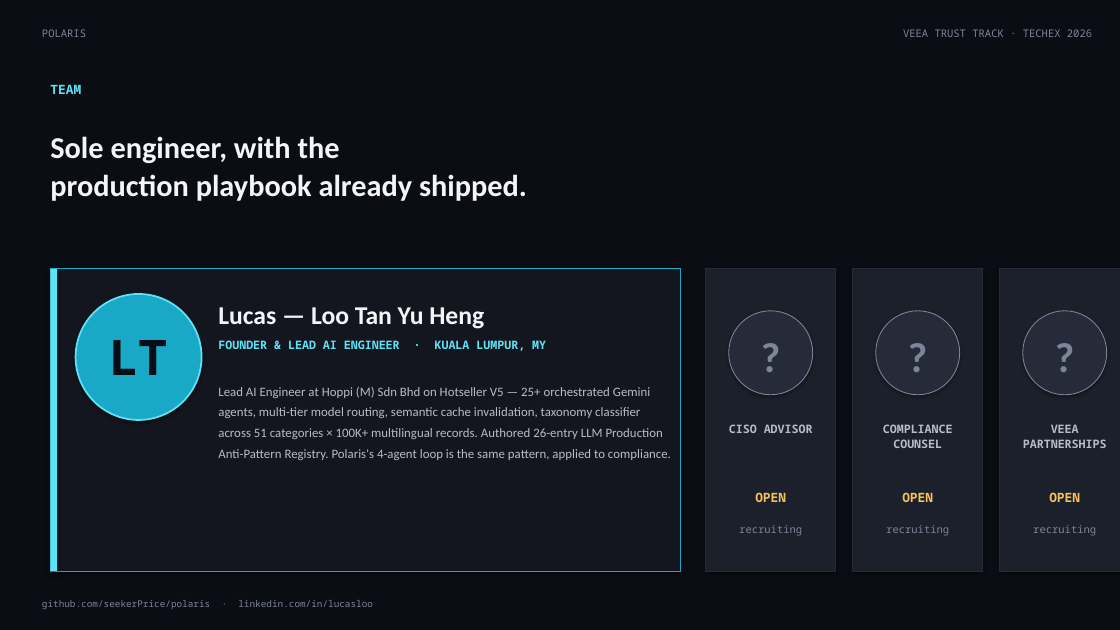
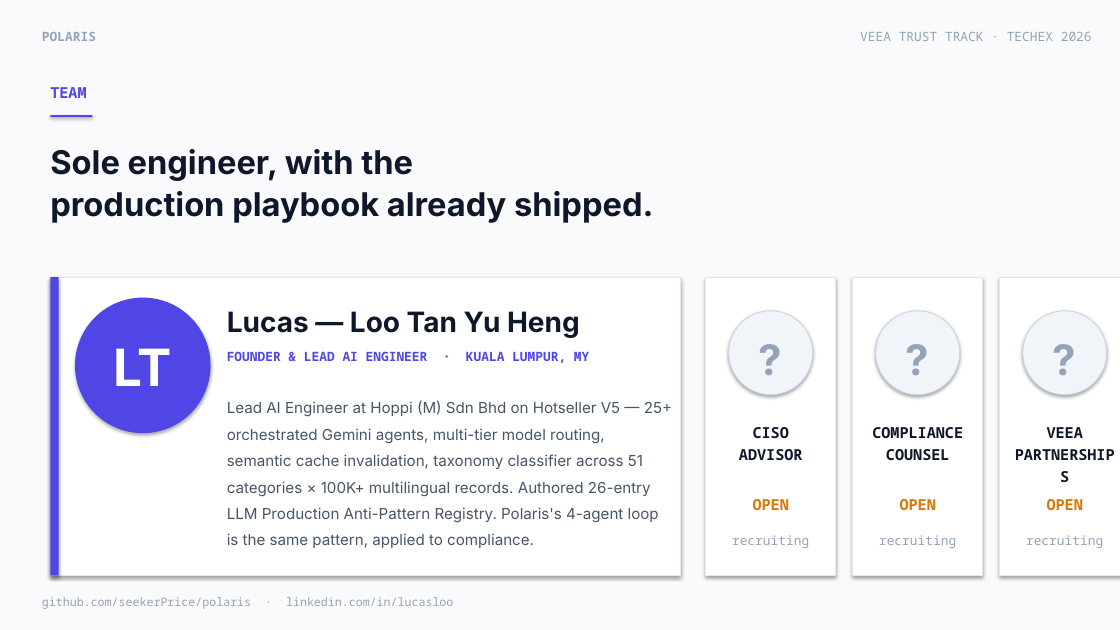
Before and after one commit to seekerPrice/polaris, a slide deck: slide 13 of docs/PITCH_DECK.pptx. Drawn at 1120x630 pixels with LibreOffice and Linux fonts; fonts in the diff are those of the drawing. Boxes give left, top, right and bottom in pixels: in the first picture for what was removed or moved away, otherwise in the second. Text is boxed around its words. In the diff, an @@ line names an element or a change of style, - is before the commit and + after.

```diff
--- a/docs/PITCH_DECK.pptx
+++ b/docs/PITCH_DECK.pptx
@@ background #0B0D14 to #FAFAFC @@
@@ text "POLARIS" at (x1=42, y1=32, x2=96, y2=41): size 9 to 11 pt, text colour #7E8499 to #94A3B8, bold on; line spacing 1.15 to 1.2 @@
@@ text "VEEA TRUST TRACK · TECHEX ..." moved from (x1=903, y1=29, x2=1092, y2=37) to (x1=860, y1=32, x2=1092, y2=41) @@
@@ text "TEAM" at (x1=50, y1=87, x2=86, y2=98): size 11 to 13 pt, text colour #5DE3F5 to #4F46E5; line spacing 1.15 to 1.2 @@
@@ rectangle added at (x1=50, y1=115, x2=92, y2=118), fill #4F46E5 @@
@@ text "Sole engineer, with the" moved from (x1=50, y1=136, x2=527, y2=201) to (x1=50, y1=149, x2=653, y2=223) @@
@@ text "Sole engineer, with the" at (x1=50, y1=149, x2=653, y2=223): size 26 to 28 pt, font Calibri to Inter, text colour #F4F5F8 to #0F172A; line spacing 1.05 to 1.08 @@
@@ 5 rectangles, 3 texts moved together from (x1=50, y1=269, x2=1120, y2=571) to (x1=50, y1=277, x2=1120, y2=576) @@
@@ rectangle at (x1=50, y1=277, x2=681, y2=576): fill #13161F to #FFFFFF; outline #1AA8C7 0.75 pt to #E2E8F0 0.5 pt @@
@@ rectangle at (x1=50, y1=277, x2=59, y2=576): fill #5DE3F5 to #4F46E5 @@
@@ ellipse resized from (x1=76, y1=294, x2=202, y2=420) to (x1=76, y1=298, x2=210, y2=433) @@
@@ ellipse at (x1=76, y1=298, x2=210, y2=433): fill #1AA8C7 to #4F46E5; outline #5DE3F5 1.5 pt to #4F46E5 1 pt @@
@@ text "Lucas — Loo Tan Yu ..." moved from (x1=218, y1=307, x2=484, y2=329) to (x1=227, y1=311, x2=580, y2=338) @@
@@ text "Lucas — Loo Tan Yu ..." at (x1=227, y1=311, x2=580, y2=338): size 22 to 24 pt, font Calibri to Inter, text colour #F4F5F8 to #0F172A; line spacing 1.15 to 1.2 @@
@@ fill #1B202A to #FFFFFF; outline #252B38 0.75 pt to #E2E8F0 0.5 pt in 3 elements at (x1=706, y1=277, x2=836, y2=576), (x1=853, y1=277, x2=983, y2=576), (x1=1000, y1=277, x2=1120, y2=576) @@
@@ text "LT" at (x1=113, y1=348, x2=172, y2=386): size 42 to 44 pt, font Noto Sans Mono to Inter, text colour #0B0D14 to #FFFFFF; line spacing 1.15 to 1.2 @@
@@ font Calibri to Inter, text colour #7E8499 to #94A3B8; line spacing 1.15 to 1.2 in 3 elements at (x1=729, y1=323, x2=813, y2=391), (x1=876, y1=323, x2=960, y2=391), (x1=1023, y1=323, x2=1107, y2=391) @@
@@ fill #252B38 to #F1F5F9; outline #7E8499 0.75 pt to #CBD5E1 0.75 pt in 3 elements at (x1=729, y1=311, x2=813, y2=395), (x1=876, y1=311, x2=960, y2=395), (x1=1023, y1=311, x2=1107, y2=395) @@
@@ text "FOUNDER & LEAD AI ENGINEER ..." moved from (x1=218, y1=340, x2=546, y2=351) to (x1=227, y1=351, x2=589, y2=363) @@
@@ text "FOUNDER & LEAD AI ENGINEER ..." at (x1=227, y1=351, x2=589, y2=363): size 10 to 11 pt, text colour #5DE3F5 to #4F46E5; line spacing 1.15 to 1.2 @@
@@ text "Lead AI Engineer at Hoppi ..." moved from (x1=218, y1=387, x2=671, y2=460) to (x1=227, y1=400, x2=672, y2=548) @@
@@ text "Lead AI Engineer at Hoppi ..." at (x1=227, y1=400, x2=672, y2=548): size 11 to 13 pt, font Calibri to Inter, text colour #B8BCC9 to #475569; line spacing 1.35 to 1.45 @@
@@ size 10 to 13 pt, text colour #B8BCC9 to #0F172A; line spacing 1.1 to 1.2 in 3 elements at (x1=739, y1=427, x2=803, y2=460), (x1=872, y1=427, x2=963, y2=460), (x1=1047, y1=427, x2=1083, y2=438) @@
@@ size 11 to 13 pt, text colour #F5C25E to #D97706; line spacing 1.15 to 1.2 in 3 elements at (x1=753, y1=499, x2=789, y2=510), (x1=900, y1=499, x2=936, y2=510), (x1=1047, y1=499, x2=1083, y2=510) @@
@@ size 9 to 11 pt, text colour #7E8499 to #94A3B8; line spacing 1.15 to 1.2 in 4 elements at (x1=860, y1=32, x2=1092, y2=41), (x1=732, y1=535, x2=809, y2=548), (x1=879, y1=535, x2=956, y2=548), (x1=1026, y1=535, x2=1103, y2=548) @@
@@ text "github.com/seekerPrice/polaris · linkedin.com/in/lucasloo" at (x1=42, y1=597, x2=453, y2=609): size 8 to 10 pt, text colour #7E8499 to #94A3B8; line spacing 1.15 to 1.2 @@
```
Also in this commit, not shown: 17 other slides changed, 7 other files.
